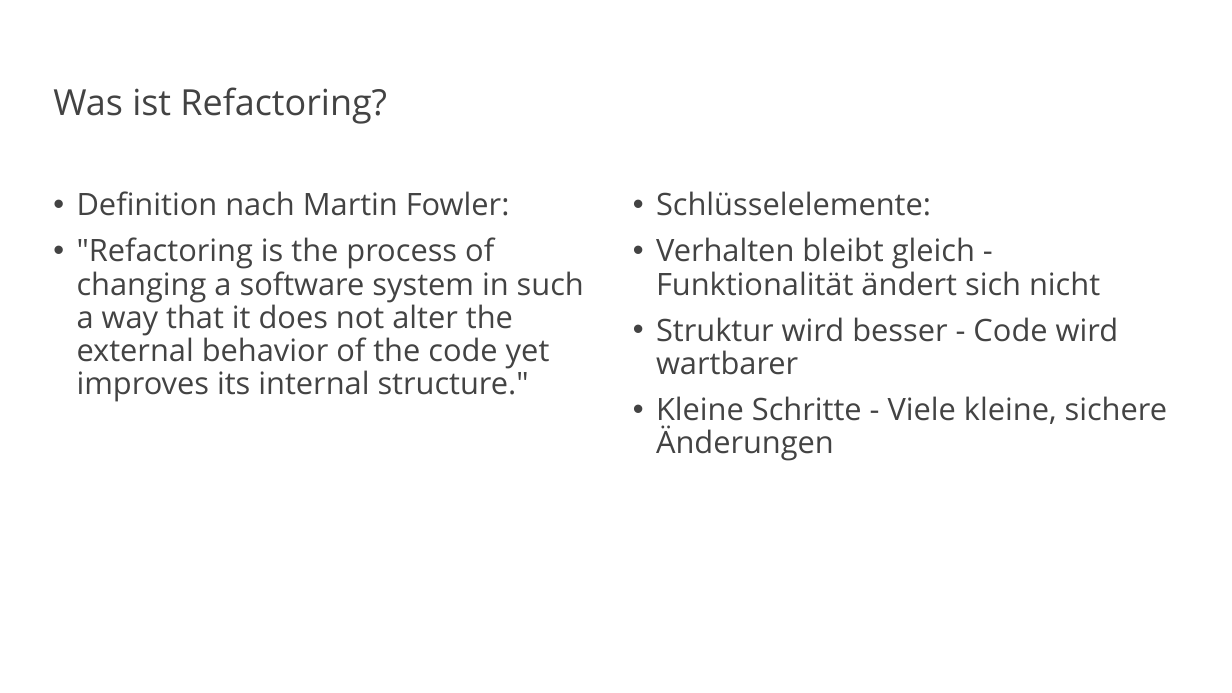
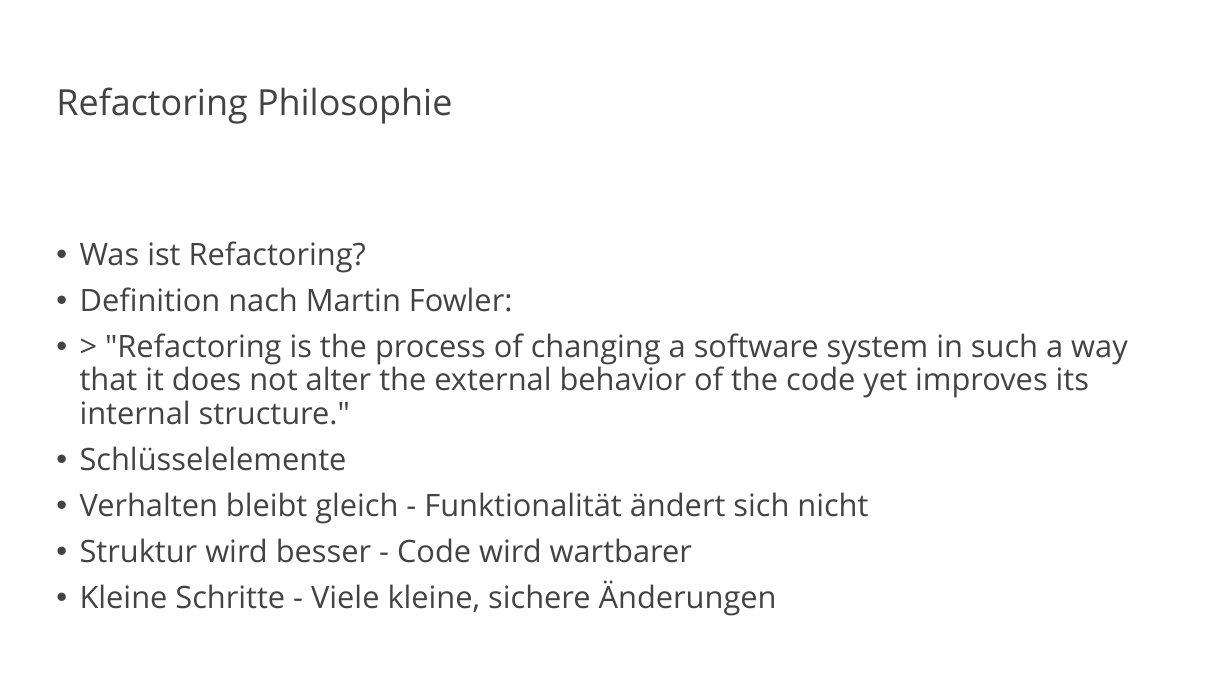
Before and after one commit to vanillacore-net/september-2025-telekom-training, a slide deck: slide 24 of presentations/powerpoint/intro-presentation.pptx (slide 30 before the commit). Drawn at 1232x693 pixels with LibreOffice and Linux fonts; fonts in the diff are those of the drawing; background and template pictures are left out. Boxes give left, top, right and bottom in pixels: in the first picture for what was removed or moved away, otherwise in the second. Text is boxed around its words. In the diff, an @@ line names an element or a change of style, - is before the commit and + after.

Commit message:
URGENT: Fix PowerPoint formatting and remove markdown syntax
- Fixed critical markdown syntax appearing in presentation text
- Applied proper PowerPoint bold formatting instead of markdown markers
- Structured slides correctly with bold section headers and bullet points
- Generated professional presentation with clean formatting
- Processed 29 slides from intro-content-extracted.md
- Created presentations/powerpoint/intro-presentation.pptx (135KB)
- Removed ALL markdown formatting (**, ##, ###) from displayed text

```diff
--- a/presentations/powerpoint/intro-presentation.pptx
+++ b/presentations/powerpoint/intro-presentation.pptx
@@ title at [56,87,452,124]: text changed @@
-Was ist Refactoring?
+Refactoring Philosophie
@@ text removed at [656,191,1168,461] @@
-• Schlüsselelemente:
-• Verhalten bleibt gleich - Funktionalität ändert sich nicht
-• Struktur wird besser - Code wird wartbarer
-• Kleine Schritte - Viele kleine, sichere Änderungen
@@ text at [80,241,366,273]: paragraph added @@
+• Was ist Refactoring?
@@ text at [80,333,1128,616]: text changed @@
-• "Refactoring is the process of changing a software system in such a way that it does not alter the external behavior of the code yet improves its internal structure."
+• > "Refactoring is the process of changing a software system in such a way that it does not alter the external behavior of the code yet improves its internal structure."
+• Schlüsselelemente
+• Verhalten bleibt gleich - Funktionalität ändert sich nicht
+• Struktur wird besser - Code wird wartbarer
+• Kleine Schritte - Viele kleine, sichere Änderungen
```
Also in this commit, not shown: 28 other slides changed, 6 slides removed, 1 other file.
